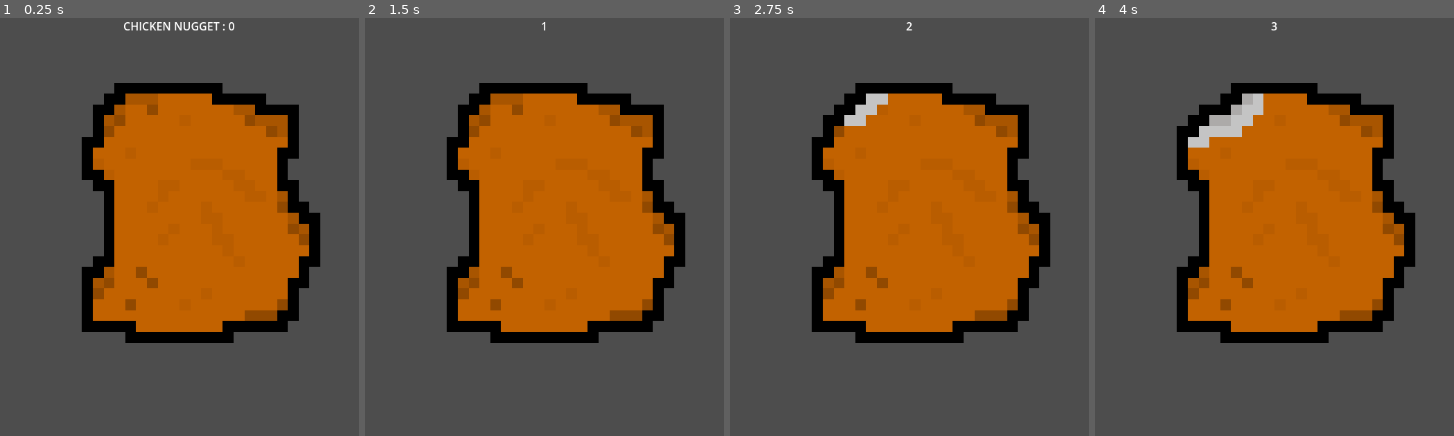
Above: before the commit, frames 1-4 (left to right).
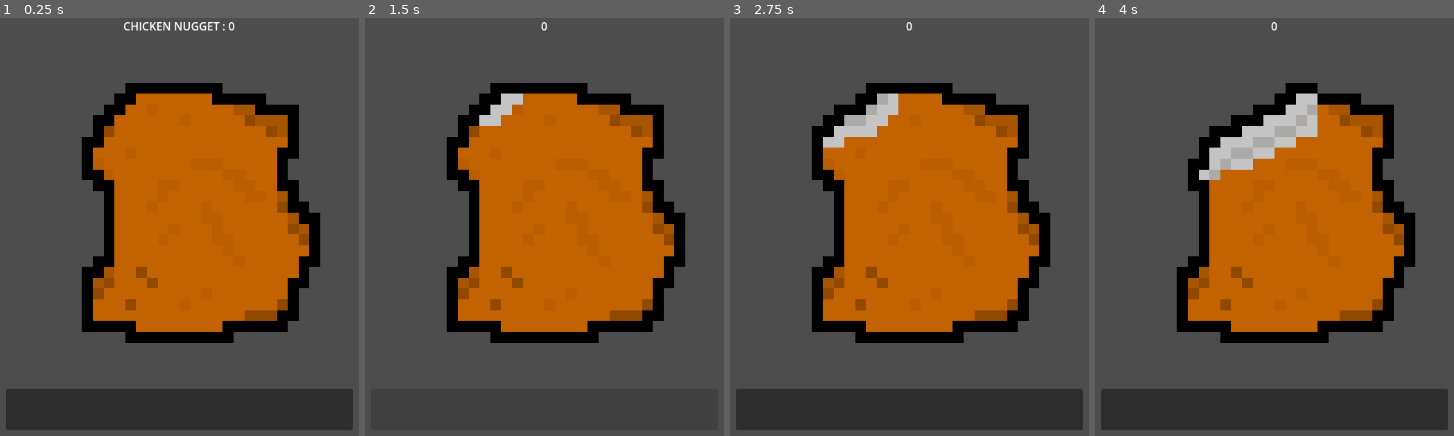
Above: after the commit, the same moments.

Repository: boynugget/chicken-nugget
Game: Godot game, scene res://MAIN.tscn
Same seed, same stepped clock (60 frames per second), same inputs: the game is played once before the commit and once after it.
Inputs (mouse positions are in pixels of both pictures, inside the frame that each line leads up to):
- Up to frame 1 (0.25 s): no input
- Up to frame 2 (1.5 s): click (544, 214) at 0.5 s; click (544, 410) at 1.27 s
- Up to frame 3 (2.75 s): click (909, 214) at 2 s
- Up to frame 4 (4 s): click (1274, 410) at 2.77 s; click (1274, 214) at 3.5 s

The runs differ from the first frame. In frame 1, 10% of the frame differs, in the area x 1-99%, y 15-99%; in frame 2, 1.1%; in frame 3, 11%; in frame 4, 16%, in the area x 1-99%, y 0-99%.

Commit message:
;gwarouih
r

Diff:
--- a/chicken-nugget-20240906T195611Z-001/chicken-nugget/MAIN.tscn
+++ b/chicken-nugget-20240906T195611Z-001/chicken-nugget/MAIN.tscn
@@ -62,4 +62,13 @@
 size_flags_vertical = 4
 texture = ExtResource("2_smhhj")
 
+[node name="upgrade 1" type="Button" parent="MarginContainer/VBoxContainer"]
+custom_minimum_size = Vector2(500, 60)
+layout_mode = 2
+focus_mode = 0
+text = "
+
+"
+
 [connection signal="pressed" from="MarginContainer/VBoxContainer/Button" to="." method="_on_button_pressed"]
+[connection signal="pressed" from="MarginContainer/VBoxContainer/upgrade 1" to="." method="_on_upgrade_1_pressed"]
--- a/chicken-nugget-20240906T195611Z-001/chicken-nugget/main.gd
+++ b/chicken-nugget-20240906T195611Z-001/chicken-nugget/main.gd
@@ -1,6 +1,7 @@
 extends Control
 
-var number =0
+var nuggets =0
+var ammountNuggets = 1
 
 @onready var label =$MarginContainer/VBoxContainer/Label
 
@@ -13,13 +14,20 @@
 ]
 
 @onready var cool_animation: TextureRect =$MarginContainer/VBoxContainer/Button/coolanimation
-var count =0
+var count =1
 func _on_button_pressed() -> void:
-	number +=1
-	label.text = str(number)
+
+	label.text = str(nuggets)
 
 	cool_animation.texture = imagelist[count]
 	if count == 4:
 		count = 0
+		nuggets +=ammountNuggets
 	else:
 		count+=1
+
+func _on_upgrade_1_pressed() -> void:
+	if nuggets >= 5:
+		ammountNuggets +=1
+		nuggets-=5
+		label.text = str(nuggets)
Not shown: 1 places in chicken-nugget-20240906T195611Z-001/chicken-nugget/MAIN.tscn that only renumber resources
Binary file added: chicken-nugget-20240906T195611Z-001/chicken-nugget/art/fries.png
Not shown, changed: chicken-nugget-20240906T195611Z-001/chicken-nugget/art/fries.png.import
Binary file changed: chicken-nugget-20240906T195611Z-001/chicken-nugget/art/sprite_0.png
